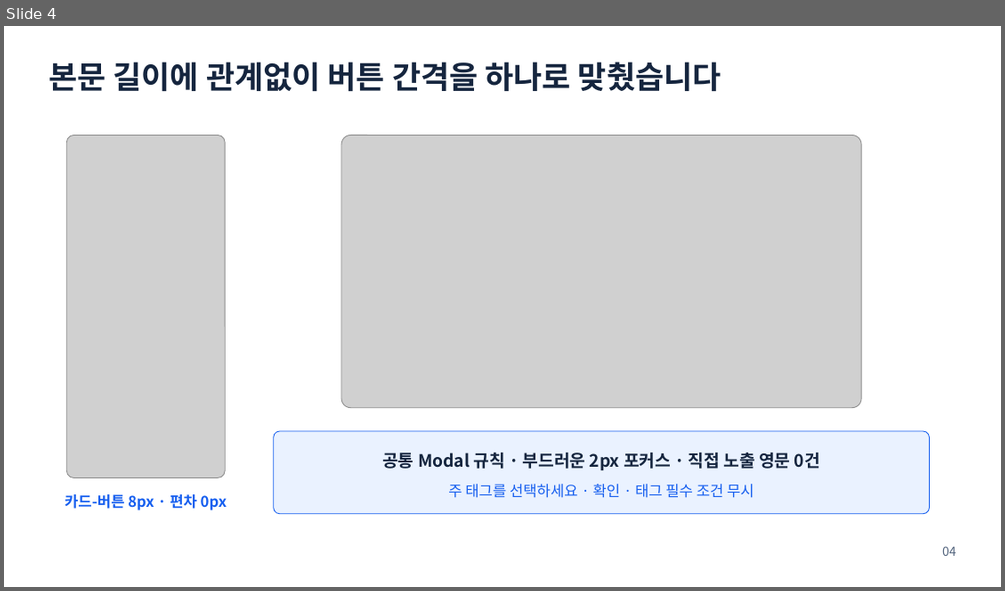
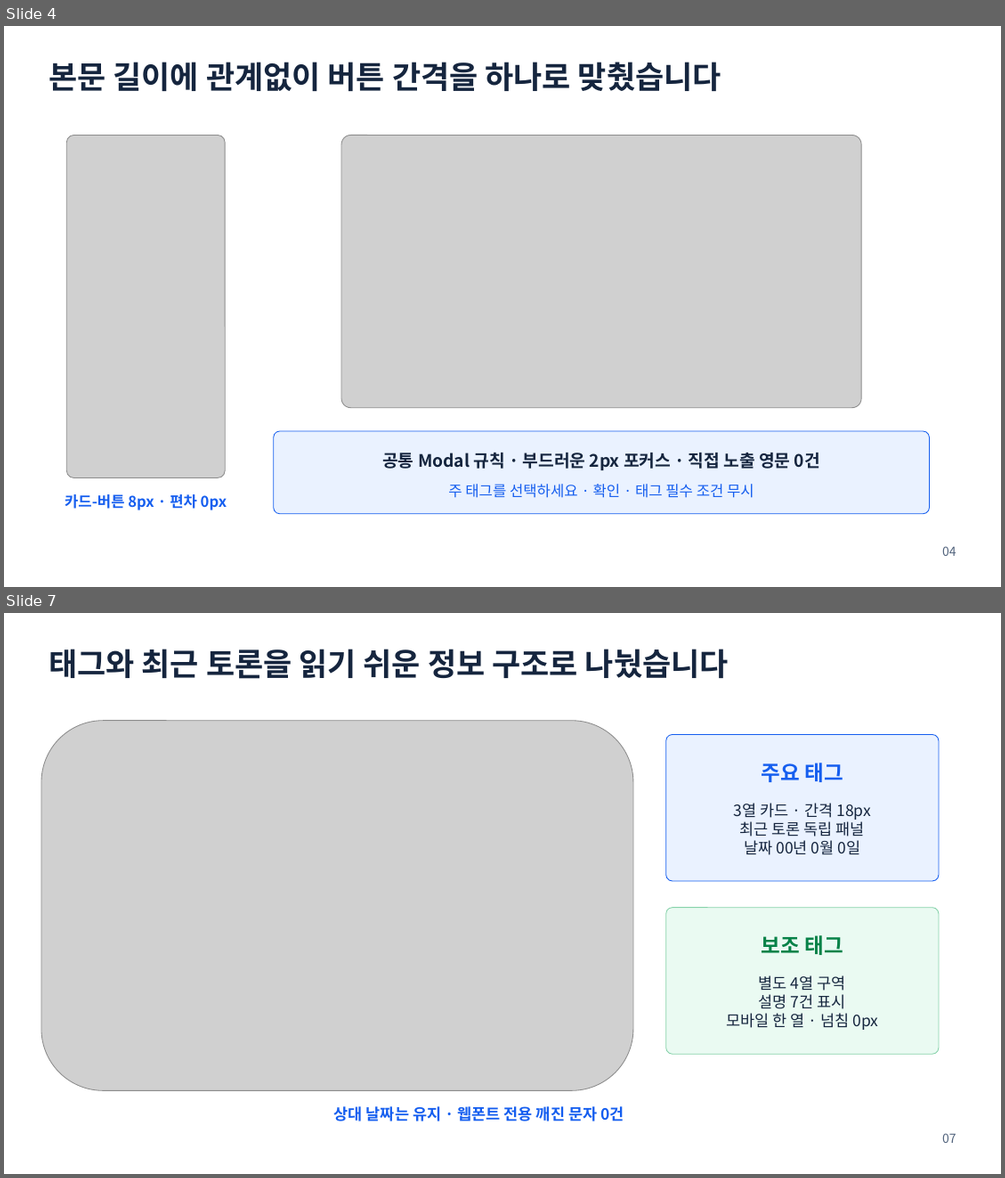
Before and after one commit to ablecloud-team/ablestack-techflow, a slide deck: output/presentation/techflow-community-ui-modernization.pptx. Shown one above the other, each under a label of ours: slide 4 before the commit, slides 4 and 7 after it; the slides between them are not shown. The pictures are 1005x591 and 1005x1178 pixels, drawn with LibreOffice and Linux fonts; fonts in the diff are those of the drawing; grey boxes stand for pictures. Boxes give left, top, right and bottom in pixels: in the first picture for what was removed or moved away, otherwise in the second. Text is boxed around its words. In the diff, an @@ line names an element or a change of style, - is before the commit and + after.

Commit message:
태그 정보 구조와 날짜 표시 안정화

```diff
--- a/output/presentation/techflow-community-ui-modernization.pptx
+++ b/output/presentation/techflow-community-ui-modernization.pptx
@@ slide 7 added at [4,613,1001,1174], background #FFFFFF @@
@@ text added at [48,649,728,679], 30 pt, text #15253E, bold @@
+태그와 최근 토론을 읽기 쉬운 정보 구조로 나눴습니다
@@ picture added at [41,721,633,1091] @@
@@ rounded rectangle added at [666,734,938,881], fill #EAF2FF, outline #155EEF 0.75 pt @@
@@ text added at [761,763,842,782], 20.2 pt, text #155EEF, bold @@
+주요 태그
@@ text added at [734,803,871,855], 15 pt, text #15253E @@
+3열 카드 · 간격 18px
+최근 토론 독립 패널
+날짜 00년 0월 0일
@@ rounded rectangle added at [666,908,938,1054], fill #EAFAF2, outline #86D2AA 0.75 pt @@
@@ text added at [761,935,842,955], 20.2 pt, text #078248, bold @@
+보조 태그
@@ text added at [726,975,878,1030], 15 pt, text #15253E @@
+별도 4열 구역
+설명 7건 표시
+모바일 한 열 · 넘침 0px
@@ text added at [334,1106,623,1121], 15 pt, text #155EEF, bold @@
+상대 날짜는 유지 · 웹폰트 전용 깨진 문자 0건
@@ text added at [942,1133,956,1143], 12 pt, text #52647D @@
+07
```
Also in this commit, not shown: 3 slides changed, 15 other files.
